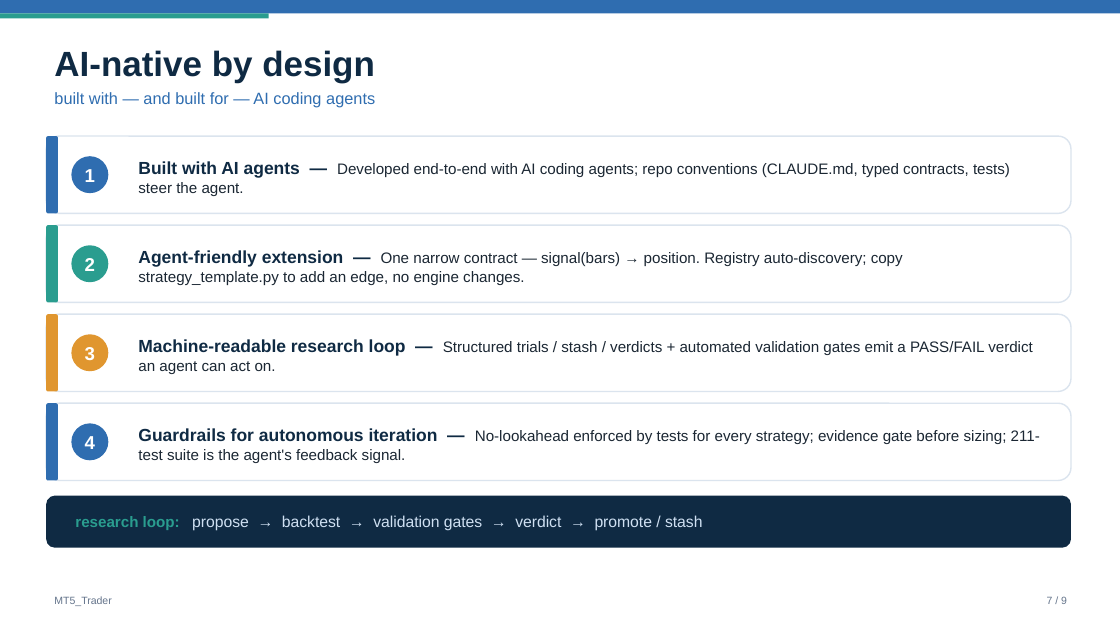
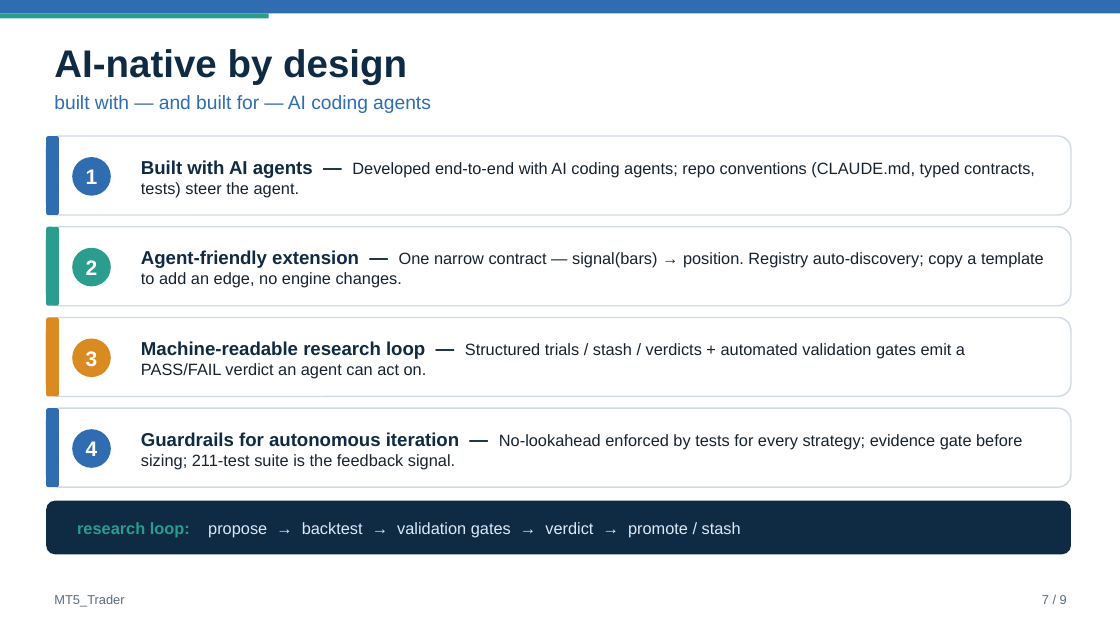
Before and after one commit to shikang61/QuantHack, a slide deck: slide 7 of docs/overview.pptx. Drawn at 1120x630 pixels with LibreOffice and Linux fonts; fonts in the diff are those of the drawing. Boxes give left, top, right and bottom in pixels: in the first picture for what was removed or moved away, otherwise in the second. Text is boxed around its words. In the diff, an @@ line names an element or a change of style, - is before the commit and + after.

```diff
--- a/docs/overview.pptx
+++ b/docs/overview.pptx
@@ text "AI-native by design" at (54,49,431,113): size 30 to 33 pt in "AI-native by design"; size 14 to 16.5 pt in "built with — and built for — ..." @@
@@ text "Built with AI agents — ..." at (141,160,1035,197): size 15 to 16 pt in "Built with AI agents —"; size 13 to 14 pt, text colour #1B2733 to #16222E in "Developed end-to-end with AI coding agents; repo ..." @@
@@ rounded rectangle: place and size @@
-rounded rectangle at (46,225,58,302)
+rounded rectangle at (46,227,59,306)
@@ rounded rectangle: place and size @@
-rounded rectangle at (46,225,1071,302)
+rounded rectangle at (46,227,1071,306)
@@ text at (141,250,1044,288): text changed; size 13 to 14 pt; text colour #1B2733 to #16222E @@
-Agent-friendly extension — One narrow contract — signal(bars) → position. Registry auto-discovery; copy strategy_template.py to add an edge, no engine changes.
+Agent-friendly extension — One narrow contract — signal(bars) → position. Registry auto-discovery; copy a template to add an edge, no engine changes.
@@ rounded rectangle at (46,318,59,397): fill #E0962F to #D98B22 @@
@@ text "Machine-readable research loop — Structured ..." at (141,341,965,379): size 15 to 16 pt in "Machine-readable research loop —"; size 13 to 14 pt, text colour #1B2733 to #16222E in "Structured trials / stash / verdicts + ..." @@
@@ 5 rounded rectangles, 3 ellipses: place and size @@
-5 rounded rectangles, 3 ellipses at (46,245,1071,548)
+5 rounded rectangles, 3 ellipses at (46,248,1071,555)
@@ ellipse at (72,339,111,377): fill #E0962F to #D98B22 @@
@@ outline #DBE4EE 1.2 pt to #CFDAE6 1.2 pt in 4 elements at (46,136,1071,215), (46,227,1071,306), (46,318,1071,397), (46,408,1071,487) @@
@@ size 16 to 18 pt in 4 elements at (86,169,98,184), (86,260,98,275), (86,351,98,367), (86,441,98,456) @@
@@ text at (141,432,1022,469): text changed; size 13 to 14 pt; text colour #1B2733 to #16222E @@
-Guardrails for autonomous iteration — No-lookahead enforced by tests for every strategy; evidence gate before sizing; 211-test suite is the agent's feedback signal.
+Guardrails for autonomous iteration — No-lookahead enforced by tests for every strategy; evidence gate before sizing; 211-test suite is the feedback signal.
@@ text "research loop: propose → backtest ..." at (77,522,741,537): size 13 to 14 pt in "research loop:"; size 13.5 to 14 pt, text colour #CFE0F2 to #DCEAF7 in "propose → backtest → validation gates → ..." @@
@@ text "MT5_Trader" at (54,594,124,607): size 9 to 11 pt, text colour #64748B to #5B6B7B @@
@@ text "7 / 9" at (1042,595,1067,604): size 9 to 11 pt, text colour #64748B to #5B6B7B @@
```
Also in this commit, not shown: 8 other slides changed, 3 other files.
